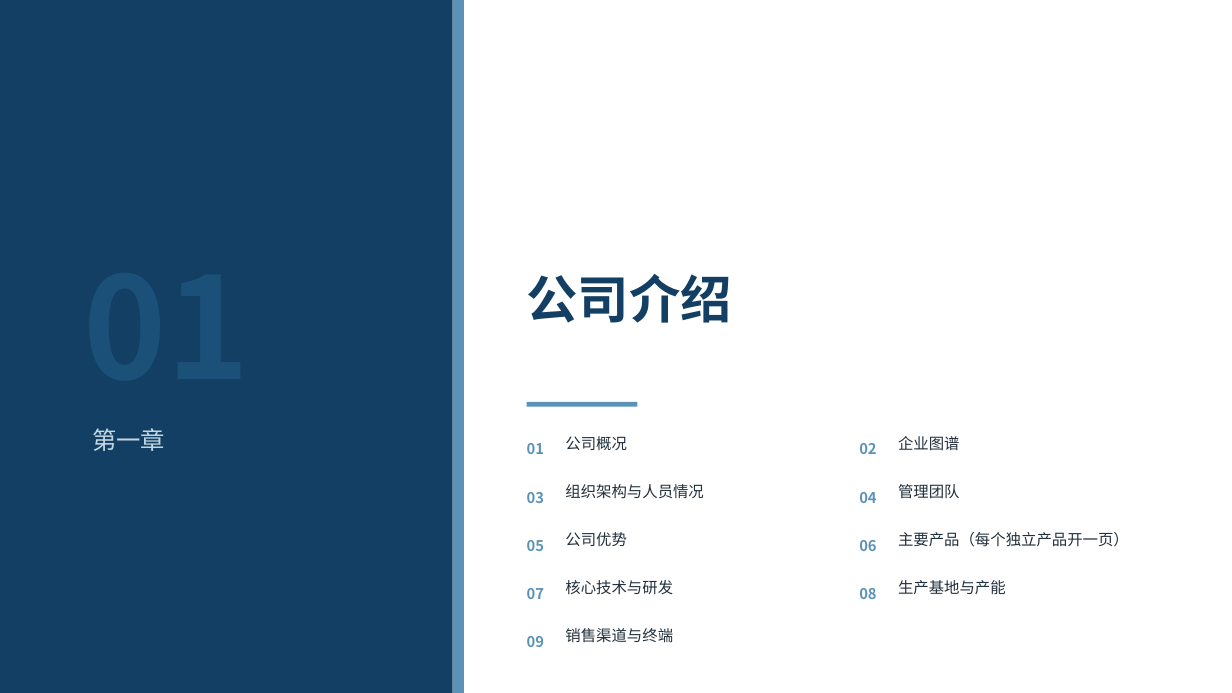
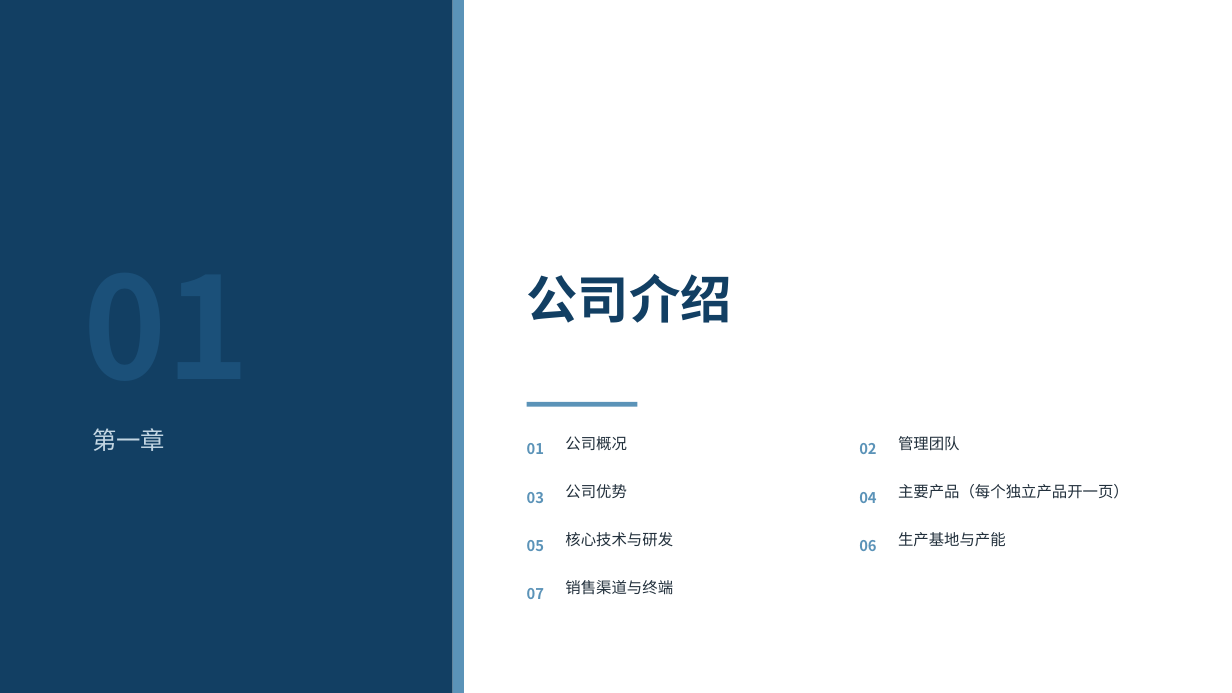
Before and after one commit to xid013-ux/JXD, a slide deck: slide 3 of output/BP框架/燕京中发融资BP框架（教学版）.pptx. Drawn at 1232x693 pixels with LibreOffice and Linux fonts; fonts in the diff are those of the drawing. Boxes give left, top, right and bottom in pixels: in the first picture for what was removed or moved away, otherwise in the second. Text is boxed around its words. In the diff, an @@ line names an element or a change of style, - is before the commit and + after.

```diff
--- a/output/BP框架/燕京中发融资BP框架（教学版）.pptx
+++ b/output/BP框架/燕京中发融资BP框架（教学版）.pptx
@@ text removed at (898,436,960,451) @@
-企业图谱
@@ text removed at (565,484,703,499) @@
-组织架构与人员情况
@@ 6 texts: place and size @@
-6 texts at (565,484,1129,643)
+6 texts at (565,436,1129,595)
@@ text removed at (859,588,876,599) @@
-08
@@ text removed at (527,636,544,647) @@
-09
```
Also in this commit, not shown: 27 other slides changed, 4 slides removed, 5 other files.
